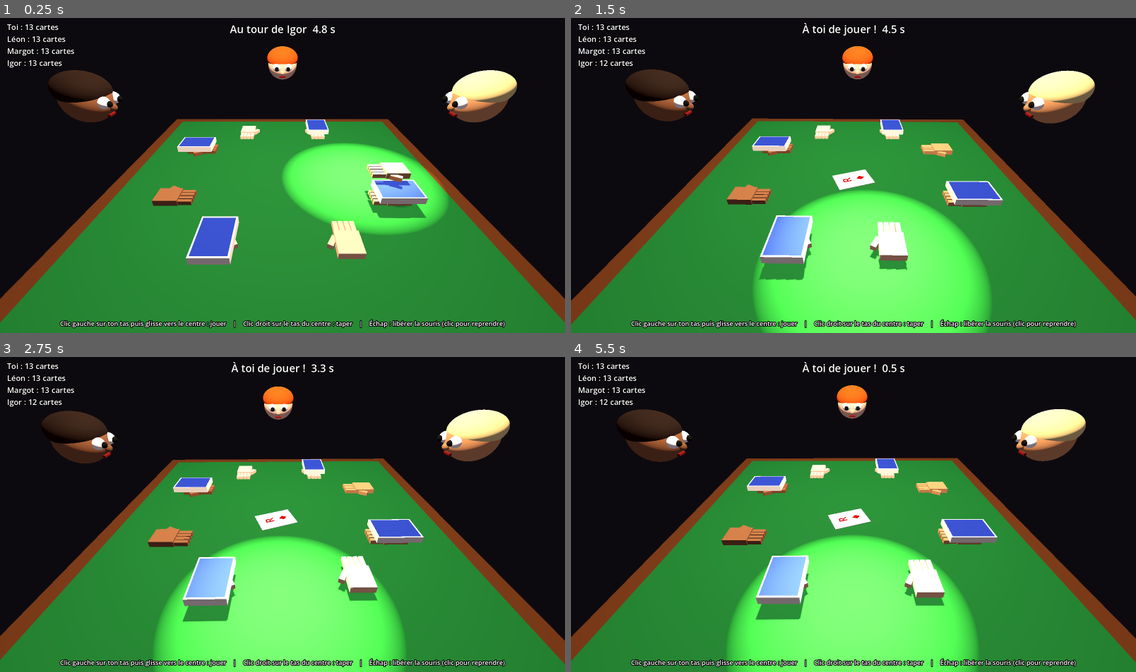
Above: before the commit, frames 1-4 (two rows, left to right).
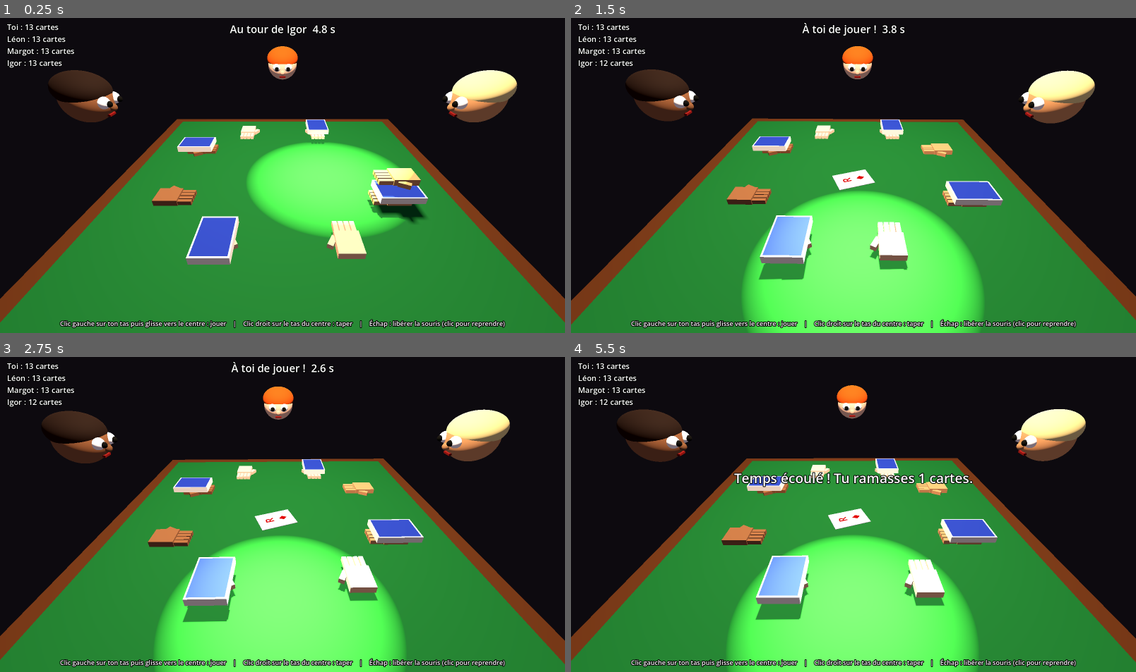
Above: after the commit, the same moments.

Repository: prenouil/Nervous
Game: Godot game, scene res://scenes/main.tscn
The game is run twice, just before and just after one commit, with the same random seed, the same clock (stepped at 60 frames per second) and the same inputs.
Inputs (mouse positions are in pixels of both pictures, inside the frame that each line leads up to):
- Up to frame 1 (0.25 s): no input
- Up to frame 2 (1.5 s): tap Enter at 0.5 s; move the mouse to (881, 172) at 0.52 s; tap R at 0.6, 1.35 s; click (881, 172) at 0.67 s; move the mouse to (825, 175) at 1.27 s; click (825, 175) at 1.42 s
- Up to frame 3 (2.75 s): move the mouse to (293, 508) at 2.02 s; tap R at 2.1 s; click (293, 508) at 2.17 s
- Up to frame 4 (5.5 s): move the mouse to (847, 517) at 2.77 s; tap R every 0.75 s from 2.85 to 5.1 s; click (847, 517) at 2.92 s; move the mouse to (893, 517) at 3.52 s; click (893, 517) at 3.67 s; move the mouse to (808, 508) at 4.27 s; click (808, 508) at 4.42 s; move the mouse to (859, 514) at 5.02 s; click (859, 514) at 5.17 s

The runs differ from the first frame. In frame 1, 5.3% of the frame differs, in the area x 43-80%, y 37-70%; in frame 2, 2.5%; in frame 3, less than 0.1%; in frame 4, 1.2%.

Commit message:
Ordinateurs plus rapides avec hésitation, paires recouvrables, lumière de tour en retard
Co-Authored-By: Claude Opus 5.5 <noreply@anthropic.com>

Diff:
--- a/scripts/bot_player.gd
+++ b/scripts/bot_player.gd
@@ -3,12 +3,19 @@
 extends Node
 
 const GameServer = preload("res://scripts/game_server.gd")
+const Cards = preload("res://scripts/cards.gd")
 
-const REACTION_RANGE := Vector2(0.25, 0.8)  # temps de réaction pour taper, tiré au hasard à chaque paire
+const PLAY_DELAY := Vector2(0.1, 1.0)       # temps pour jouer sa carte
+const HESITATION := Vector2(0.1, 1.0)       # malus quand les deux cartes du dessus se ressemblent
+const CLOSE_RANKS := 2                      # écart de valeur considéré comme « proche »
+const REACTION_RANGE := Vector2(0.25, 0.8)  # temps de réaction pour taper, après l'arrivée de la carte
 
 var seat := 0
 var server: GameServer
 var rng := RandomNumberGenerator.new()
+var _center: Array[int] = []   # cartes visibles au centre, vues via les signaux
+var _play_token := 0           # invalide une action prévue devenue obsolète
+var _slap_token := 0
 
 
 func setup(p_seat: int, p_server: GameServer) -> void:
@@ -16,17 +23,44 @@
 	server = p_server
 	rng.randomize()
 	server.turn_started.connect(_on_turn_started)
+	server.card_played.connect(func(_p, card, _n): _center.append(card))
+	server.pile_taken.connect(func(_shares, _reason): _center.clear())
 	server.slap_window_opened.connect(_on_slap_window_opened)
+	server.slap_window_closed.connect(func(): _slap_token += 1)
 
 
 func _on_turn_started(player: int, _duration: float) -> void:
-	if player == seat:
-		_after(rng.randf_range(0.8, 1.8), func(): server.request_play(seat))
+	_play_token += 1
+	if player != seat:
+		return
+	var delay := rng.randf_range(PLAY_DELAY.x, PLAY_DELAY.y)
+	if _top_cards_look_alike():
+		delay += rng.randf_range(HESITATION.x, HESITATION.y)
+	var token := _play_token
+	_after(delay, func():
+		if token == _play_token:
+			server.request_play(seat))
+
+
+# Deux cartes qui se ressemblent sans former une paire font hésiter : faut-il taper ?
+func _top_cards_look_alike() -> bool:
+	var n := _center.size()
+	if n < 2:
+		return false
+	var a := _center[n - 1]
+	var b := _center[n - 2]
+	if Cards.rank(a) == Cards.rank(b):
+		return false
+	return absi(Cards.rank(a) - Cards.rank(b)) <= CLOSE_RANKS or Cards.is_red(a) == Cards.is_red(b)
 
 
 func _on_slap_window_opened() -> void:
+	_slap_token += 1
+	var token := _slap_token
 	var delay := GameServer.CARD_TRAVEL + rng.randf_range(REACTION_RANGE.x, REACTION_RANGE.y)
-	_after(delay, func(): server.request_slap(seat))
+	_after(delay, func():
+		if token == _slap_token:
+			server.request_slap(seat))
 
 
 func _after(seconds: float, callback: Callable) -> void:
--- a/scripts/game_server.gd
+++ b/scripts/game_server.gd
@@ -8,16 +8,19 @@
 signal game_started(counts: Array)
 signal turn_started(player: int, duration: float)
 signal card_played(player: int, card: int, center_count: int)
-signal slap_window_opened
+signal slap_window_opened   # une paire vient d'apparaître sur le dessus du tas
+signal slap_window_closed   # la paire a été recouverte avant que quelqu'un tape
 signal slap_registered(player: int, order: int)
 signal pile_taken(shares: Dictionary, reason: String)  # { joueur: cartes }, reason : "slap" ou "timeout"
 signal game_over(loser: int)
 
 const TURN_TIME := 5.0        # temps pour jouer sa carte
 const CARD_TRAVEL := 0.35     # durée du vol de la carte vers le centre
-const SLAP_WINDOW := 3.0      # temps laissé pour taper, après l'arrivée de la carte
+const SLAP_WINDOW := 3.0      # temps pour taper : après l'arrivée de la paire, puis après la première tape
 const RESOLVE_DELAY := 1.9    # pause après un ramassage, le temps de l'animation
 
+# TURN : on joue les cartes. Une paire visible n'arrête pas le jeu : elle peut être recouverte.
+# SLAP : quelqu'un a tapé, sa main bloque le tas ; les autres doivent taper à leur tour.
 enum State { IDLE, TURN, SLAP, RESOLVING, OVER }
 
 var rules := GameRules.new()
@@ -25,7 +28,11 @@
 var state: State = State.IDLE
 var current_player := -1
 
-var _time_left := 0.0
+var _turn_left := 0.0
+var _pair_open := false       # une paire est visible et personne n'a encore tapé
+var _pair_id := 0            # identifie la paire en cours (pour la recouvrir au bon moment)
+var _pair_player := -1        # joueur qui a posé la deuxième carte de la paire
+var _slap_left := 0.0
 var _slap_order: Array[int] = []
 
 
@@ -37,15 +44,19 @@
 
 
 func _process(delta: float) -> void:
-	if state != State.TURN and state != State.SLAP:
-		return
-	_time_left -= delta
-	if _time_left > 0.0:
-		return
 	if state == State.TURN:
-		_on_turn_timeout()
-	else:
-		_resolve_slap()
+		_turn_left -= delta
+		if _pair_open:
+			_slap_left -= delta
+			if _slap_left <= 0.0:
+				_resolve_slap()  # personne n'a tapé : tout le monde est « dernier »
+				return
+		if _turn_left <= 0.0:
+			_on_turn_timeout()
+	elif state == State.SLAP:
+		_slap_left -= delta
+		if _slap_left <= 0.0:
+			_resolve_slap()
 
 
 func request_play(p: int) -> void:
@@ -54,11 +65,19 @@
 	var card := rules.play(p)
 	card_played.emit(p, card, rules.center.size())
 	if rules.is_pair():
-		state = State.SLAP
-		_slap_order.clear()
-		_time_left = CARD_TRAVEL + SLAP_WINDOW
+		_pair_open = true
+		_pair_id += 1
+		_pair_player = p
+		_slap_left = CARD_TRAVEL + SLAP_WINDOW
 		slap_window_opened.emit()
-	elif rules.is_over():
+	elif _pair_open:
+		# La paire reste valable jusqu'à ce que la carte qui la recouvre atterrisse.
+		var id := _pair_id
+		_after(CARD_TRAVEL, func():
+			if _pair_open and _pair_id == id and state == State.TURN:
+				_pair_open = false
+				slap_window_closed.emit())
+	if rules.is_over() and not _pair_open:
 		_end_game()
 	else:
 		_start_turn(rules.next_player_from(p))
@@ -66,7 +85,13 @@
 
 func request_slap(p: int) -> void:
 	# TODO : règles des tapes par erreur (à définir). Pour l'instant elles sont ignorées.
-	if state != State.SLAP or p in _slap_order:
+	if state == State.TURN and _pair_open:
+		# Première tape : la main bloque le tas, plus personne ne peut jouer.
+		state = State.SLAP
+		_pair_open = false
+		_slap_order.clear()
+		_slap_left = SLAP_WINDOW
+	elif state != State.SLAP or p in _slap_order:
 		return
 	_slap_order.append(p)
 	slap_registered.emit(p, _slap_order.size())
@@ -77,22 +102,25 @@
 func _start_turn(p: int) -> void:
 	state = State.TURN
 	current_player = p
-	_time_left = TURN_TIME
+	_turn_left = TURN_TIME
 	turn_started.emit(p, TURN_TIME)
 
 
 # Le dernier à taper ramasse. Ceux qui n'ont pas tapé à temps sont tous « derniers » :
-# ils se partagent le tas, et le premier d'entre eux après le joueur actif rejoue.
+# ils se partagent le tas, et le premier d'entre eux (à partir de celui qui a posé
+# la paire) rejoue.
 func _resolve_slap() -> void:
 	state = State.RESOLVING
+	_pair_open = false
 	var losers: Array[int] = []
 	if _slap_order.size() == rules.num_players:
 		losers.append(_slap_order[-1])
 	else:
 		for i in rules.num_players:
-			var p := (current_player + i) % rules.num_players
+			var p := (_pair_player + i) % rules.num_players
 			if not p in _slap_order:
 				losers.append(p)
+	_slap_order.clear()
 	pile_taken.emit(rules.give_center_to(losers, rng), "slap")
 	_after(RESOLVE_DELAY, func(): _continue_with(losers[0]))
 
--- a/scripts/main.gd
+++ b/scripts/main.gd
@@ -36,6 +36,7 @@
 const SHAKE_MAX_OFFSET := 0.05    # tremblement maximal de la caméra (mètres)
 const SHAKE_MAX_ANGLE := 0.07     # et en rotation (radians)
 const TRAUMA_DECAY := 1.1         # vitesse de retour au calme après les tapes
+const LIGHT_FOLLOW_SPEED := 2.2   # plus c'est bas, plus la lumière de tour est en retard
 const TRAUMA_SLAP := 0.35         # tremblement ajouté par une tape adverse...
 const TRAUMA_HUMAN_SLAP := 0.45   # ...et par la tienne
 const PICKUP_FLIGHT := 0.85       # durée du vol d'une carte ramassée
@@ -362,7 +363,8 @@
 
 
 func _update_turn_light(delta: float) -> void:
-	var t := minf(1.0, delta * 5.0)
+	# La lumière traîne derrière le joueur actif et essaie de le rattraper.
+	var t := minf(1.0, delta * LIGHT_FOLLOW_SPEED)
 	_light_pos = _light_pos.lerp(_light_goal, t)
 	_light_aim = _light_aim.lerp(_light_aim_goal, t)
 	turn_light.look_at_from_position(_light_pos, _light_aim)
@@ -483,7 +485,7 @@
 		_drop_held_card()
 		# La main droite de l'ordinateur va chercher la carte sur son tas.
 		var tw := _hand_tween(player)
-		tw.tween_property(right_hands[player], "global_position", _deck_top(player) + Vector3(0, 0.04, 0), 0.3)
+		tw.tween_property(right_hands[player], "global_position", _deck_top(player) + Vector3(0, 0.04, 0), 0.12)
 	_light_goal = seat_roots[player].global_position * 0.55 + Vector3(0, 1.3, 0)
 	_light_aim_goal = seat_roots[player].to_global(Vector3(0, 0, -0.1))
 
--- a/tests/test_simulation.gd
+++ b/tests/test_simulation.gd
@@ -10,10 +10,12 @@
 var elapsed := 0.0
 var plays := 0
 var pickups := 0
+var pairs := 0
+var covered := 0
 
 
 func _initialize() -> void:
-	Engine.time_scale = 20.0
+	Engine.time_scale = float(OS.get_environment("SIM_SPEED")) if OS.has_environment("SIM_SPEED") else 20.0
 	server = GameServer.new()
 	root.add_child(server)
 	for i in 4:
@@ -27,10 +29,12 @@
 		pickups += 1
 		print("  ramassage %s (%s) -> %s" % [shares, reason, server.rules.counts()])
 		_check_cards())
+	server.slap_window_opened.connect(func(): pairs += 1)
+	server.slap_window_closed.connect(func(): covered += 1)
 	server.game_over.connect(func(loser):
 		_check_cards()
-		print("OK : partie terminée en %d cartes jouées, %d ramassages. Perdant : joueur %d. Tas : %s"
-			% [plays, pickups, loser, server.rules.counts()])
+		print("OK : partie terminée en %d cartes jouées, %d ramassages, %d paires dont %d recouvertes. Perdant : joueur %d. Tas : %s"
+			% [plays, pickups, pairs, covered, loser, server.rules.counts()])
 		quit(0 if loser >= 0 else 1))
 	server.start_game.call_deferred(4)
 
Not shown, changed: docs/regles.md
